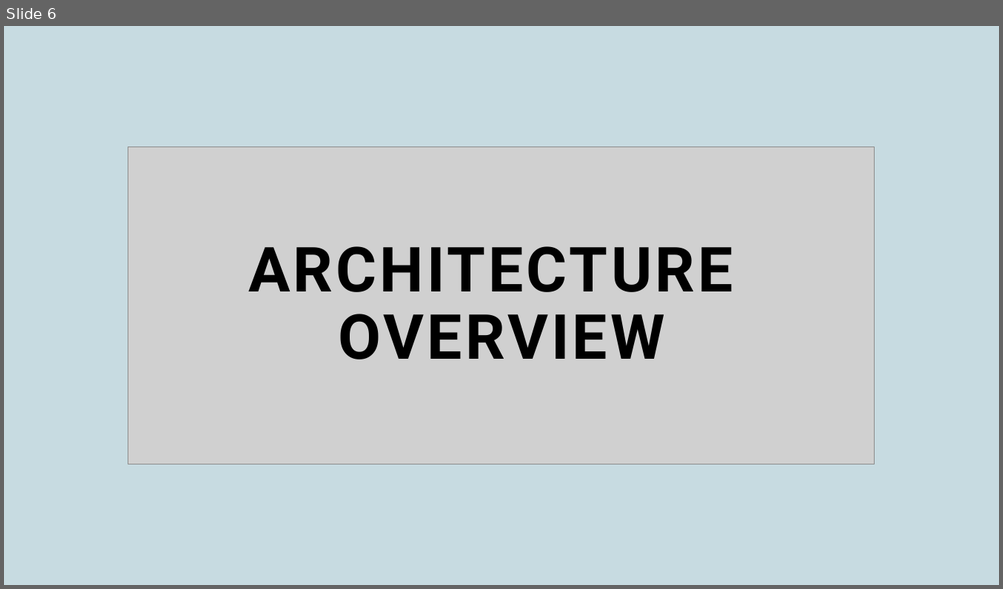
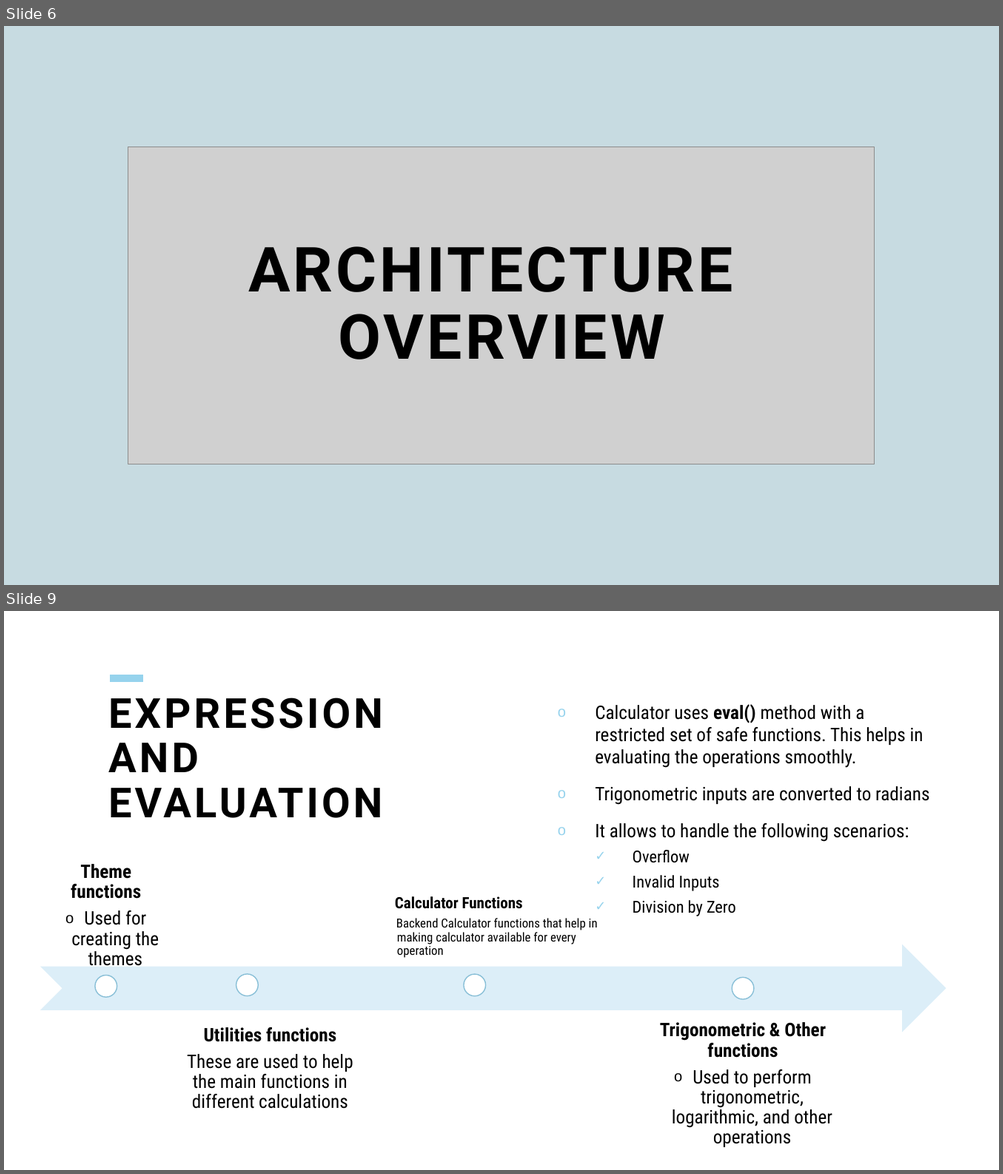
Before and after one commit to aishks14/scientific-calc-project-2, a slide deck: scientific-calculator-project-2.pptx. Shown one above the other, each under a label of ours: slide 6 before the commit, slides 6 and 9 after it; the slides between them are not shown. The pictures are 1003x589 and 1003x1174 pixels, drawn with LibreOffice and Linux fonts; fonts in the diff are those of the drawing; grey boxes stand for pictures. Boxes give left, top, right and bottom in pixels: in the first picture for what was removed or moved away, otherwise in the second. Text is boxed around its words. In the diff, an @@ line names an element or a change of style, - is before the commit and + after.

```diff
--- a/scientific-calculator-project-2.pptx
+++ b/scientific-calculator-project-2.pptx
@@ slide 9 added at bbox=[4, 611, 999, 1170], background #FFFFFF @@
@@ title added at bbox=[108, 698, 383, 818], 40 pt, text #000000, bold @@
+EXPRESSION
+AND
+EVALUATION
@@ line added from (110, 678) to (144, 678), #96D3ED 7 pt @@
@@ text added at bbox=[595, 704, 929, 917], 18 pt, text #000000 @@
+o Calculator uses eval() method with a restricted set of safe functions. This helps in evaluating the operations smoothly.
+o Trigonometric inputs are converted to radians
+o It allows to handle the following scenarios:
+  ✓ Overflow
+  ✓ Invalid Inputs
+  ✓ Division by Zero
@@ group added at bbox=[40, 864, 946, 1147]: 4 texts, 4 ellipses, 1 notched right arrow @@
+Theme functions
+  o Used for creating the themes
+Utilities functions
+These are used to help the main functions in different calculations
+Calculator Functions
+  Backend Calculator functions that help in making calculator available for every operation
+Trigonometric & Other functions
+  o Used to perform trigonometric, logarithmic, and other operations
```
Also in this commit, not shown: 6 slides changed, 5 other slides added, 6 slides removed.
